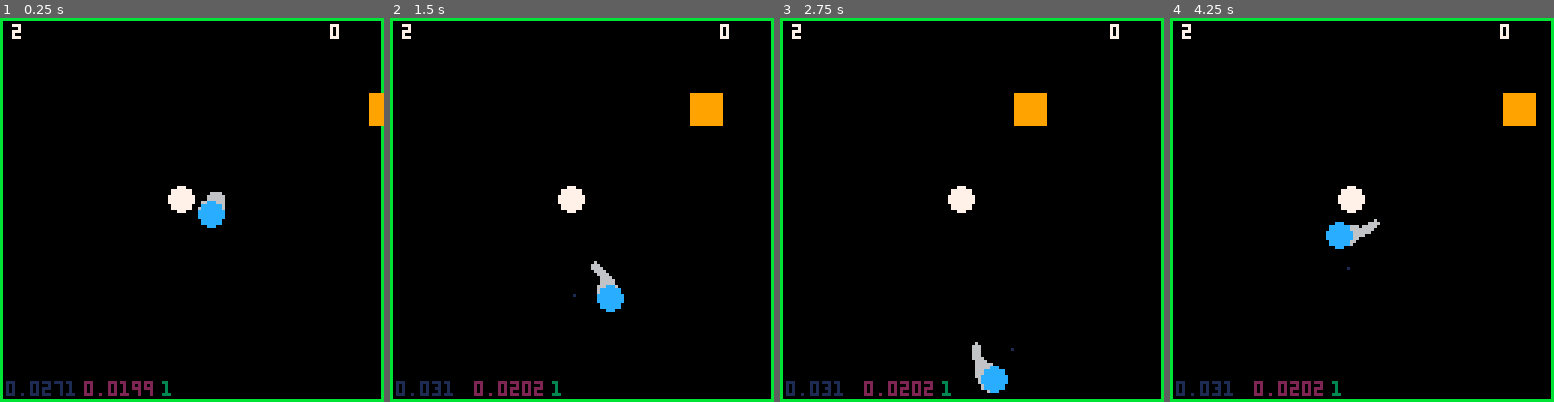
Above: before the commit, frames 1-4 (left to right).
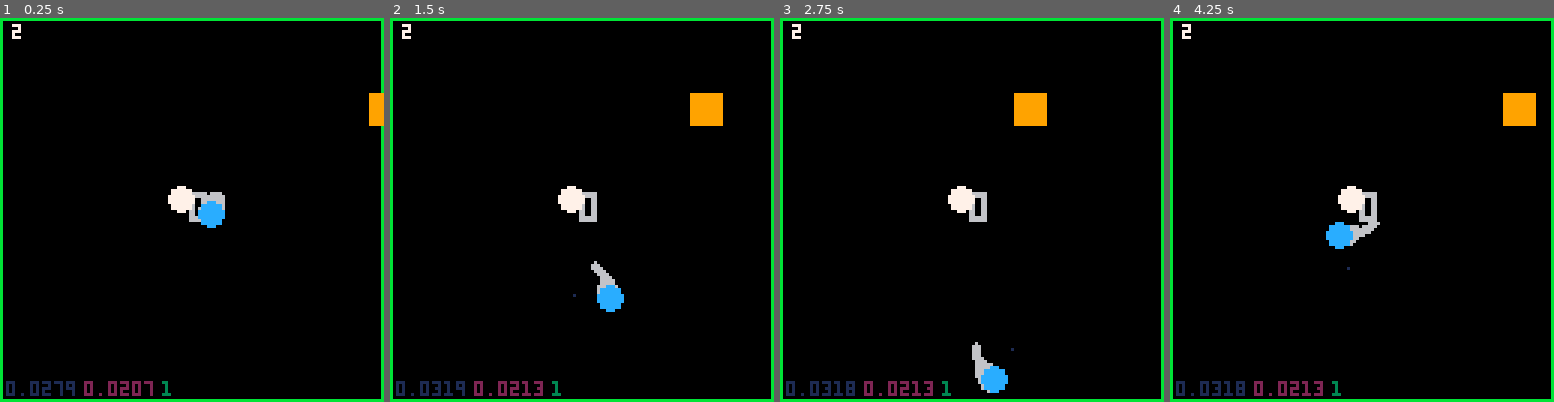
Above: after the commit, the same moments.

Repository: brettski/pico-8
Game: PICO-8 cartridge pivotpico.p8
Two runs of this game, one before a commit and one after it. Both use one fixed random seed, a clock stepped at 60 frames per second and the inputs below.
Inputs:
- Up to frame 1 (0.25 s): no input
- Up to frame 2 (1.5 s): tap X (X key) at 0.33, 1.07 s; tap O (Z key) at 0.7 s
- Up to frame 3 (2.75 s): tap O (Z key) at 1.7, 2.1, 2.5 s; tap X (X key) at 1.85 s
- Up to frame 4 (4.25 s): tap O (Z key) every 0.4 s from 2.9 to 4.1 s; tap X (X key) at 2.97, 4.08 s

The runs differ from the first frame. In frame 1, 0.4% of the frame differs, in the area x 17-89%, y 1-99%; in frame 2, 0.5%; in frame 3, 0.5%; in frame 4, 0.5%.

Commit message:
Move score to center of playing field

Diff:
--- a/pivotpico.p8
+++ b/pivotpico.p8
@@ -1,5 +1,5 @@
 pico-8 cartridge // http://www.pico-8.com
-version 32
+version 33
 __lua__
 --pivot pico
 --by brettski
@@ -57,9 +57,9 @@
 
  _drw=function()
   cls()
+  print("\^w\^t"..score,63,58,6)
   p:draw()
   print(p.rs,4,2,7)
-  print(score,110,2,7)
   rect(0,0,127,127,borderc) --border
   borderc=boardercd
   pdot:draw()
